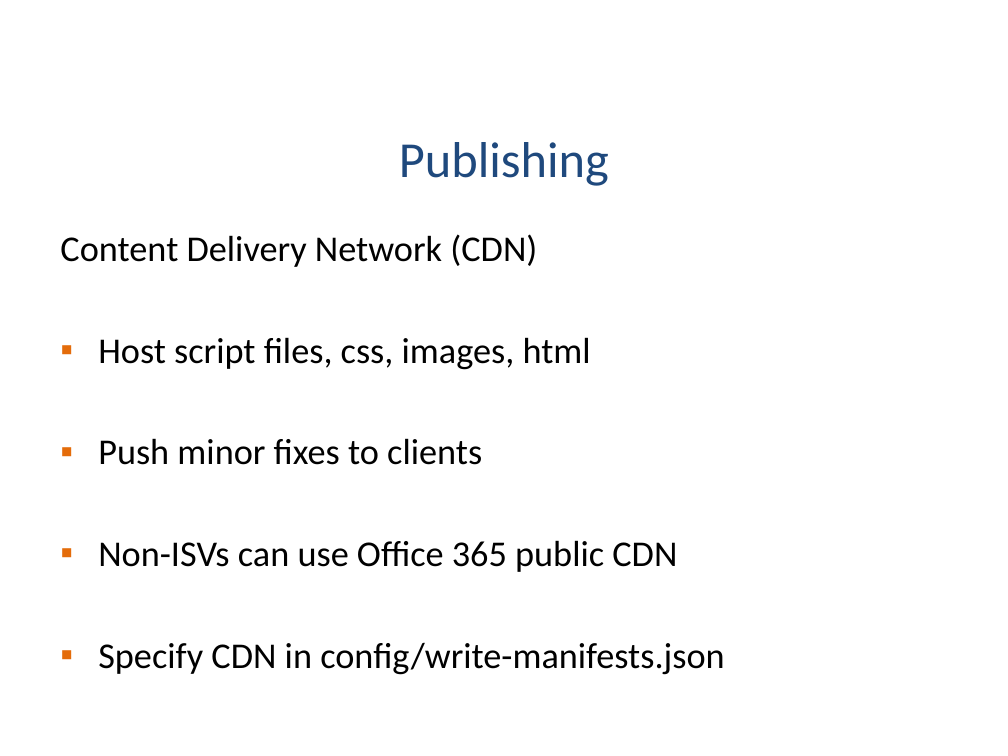
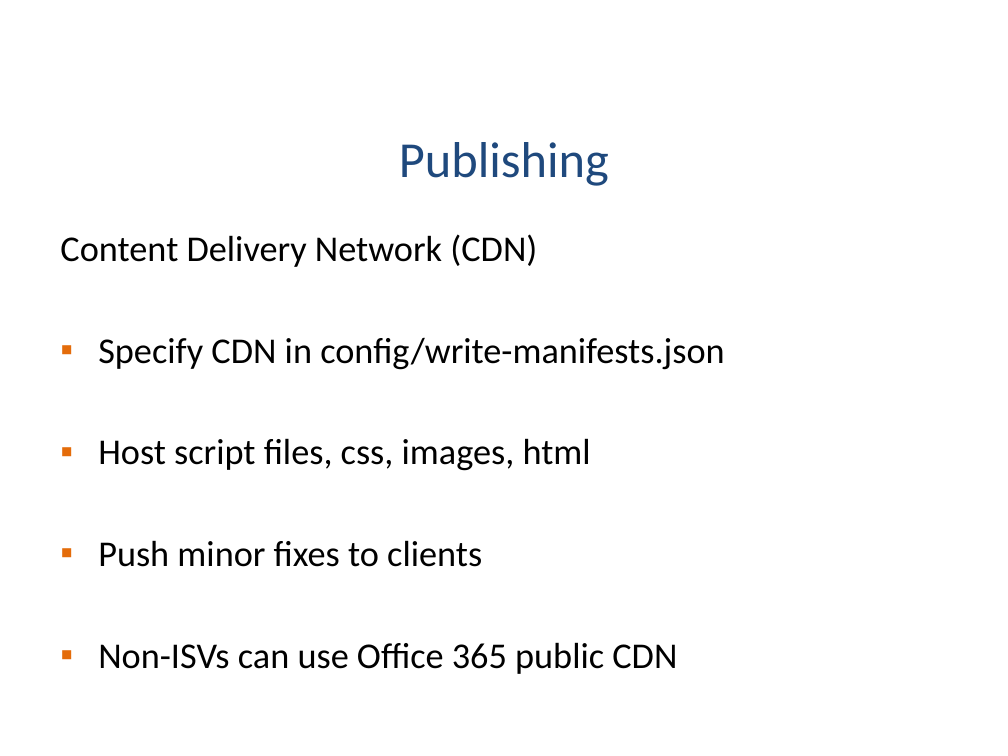
Before and after one commit to KWizCom/SPFxDemo, a slide deck: slide 25 of SPFx ISV Insight.pptx. Drawn at 1008x756 pixels with LibreOffice and Linux fonts; fonts in the diff are those of the drawing; background and template pictures are left out. Boxes give left, top, right and bottom in pixels: in the first picture for what was removed or moved away, otherwise in the second. Text is boxed around its words. In the diff, an @@ line names an element or a change of style, - is before the commit and + after.

```diff
--- a/SPFx ISV Insight.pptx
+++ b/SPFx ISV Insight.pptx
@@ text at <box>98,337,724,370</box>: paragraph added @@
+▪ Specify CDN in config/write-manifests.json
@@ text at <box>98,642,724,675</box>: paragraph removed @@
-▪ Specify CDN in config/write-manifests.json
```
Also in this commit, not shown: 1 other slide changed, 2 other files.
